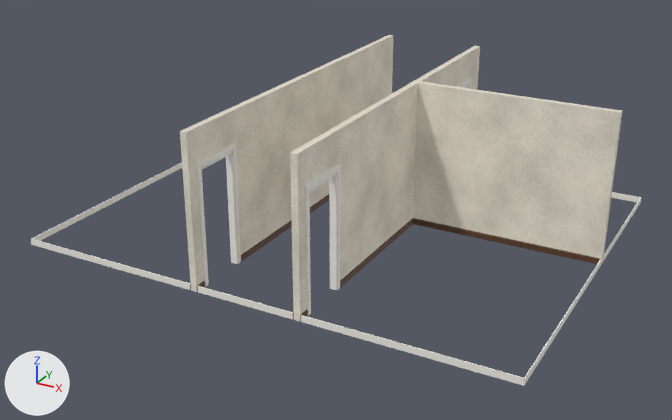
Two versions of the glTF model kits/fazenda/pieces/plan1.glb, one commit apart.
The view is the same before and after, from a 50 mm lens placed at (7.68, -14.56, 7.48), pointed at (-0.06, -0.51, 0.45). Arrows for +X, +Y and +Z are at lower left; the lights stay in place. The picture after the commit comes second. Vertices at exactly the same position are counted once.

Names of what the first picture shows: 'plan1_dkwood', 'plan1_frame', 'plan1_plaster', 'plan1_trim'.
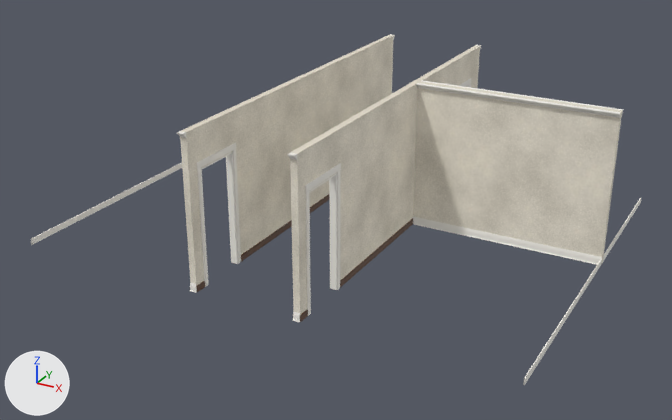
What differs and where, as boxes [x1, y1, x2, y2] in the pictures (672 x 420 px):
'plan1_trim', reshaped: before [31, 163, 641, 386]; after [31, 163, 641, 385]
'molduras', added: after [177, 34, 623, 322]
part 1 of me_plan1_trim, deleted: before [197, 286, 293, 320]
part 2 of me_plan1_trim, deleted: before [31, 239, 525, 386]
part 3 of me_plan1_trim, deleted: before [603, 192, 641, 260]

Diff of the bpy script that builds the scene:
```diff
--- a/kits/fazenda/pieces/plan1.glb.py
+++ b/kits/fazenda/pieces/plan1.glb.py
@@ me_plan1_trim @@
 # used by ob_plan1_trim; location = (0.0, 0.0, 0.0)
-me_plan1_trim.from_pydata(...)  # 56 vertices, 92 faces; spans x -4.7..4.7, y -3.7..3.7, z 0.0..0.12
+me_plan1_trim.from_pydata(...)  # 24 vertices, 24 faces; spans x -4.7..4.7, y -3.7..3.7, z 0.0..0.12
+# me_plan1_trim part 1: the loose piece of 8 vertices spanning x -0.92..0.92, y -3.7..-3.68, z 0.0..0.12 is deleted
+# me_plan1_trim part 2
+# 8 vertices are removed from x -1.08..1.08, y -3.7..-3.68, z 0.0..0.12
+# 20 faces are deleted
+# me_plan1_trim part 3
+# 8 vertices are removed from x -1.08..1.08, y 3.68..3.7, z 0.0..0.12
+# 24 faces are deleted
+# other edits to the shape of me_plan1_trim do not show in these pictures
 me_plan1_trim.materials.append(mat_trim)
@@ me_molduras @@
+me_molduras.from_pydata(...)  # 352 vertices, 640 faces; spans x -1.06..4.7, y -3.78..3.78, z 0.0..2.8
+me_molduras.materials.append(mat_trim)  # white #f8f6ee
@@ ob_molduras @@
+ob_molduras = bpy.data.objects.new('molduras', me_molduras)
+ob_molduras.location = (0.0, 0.0, 0.0)
```
